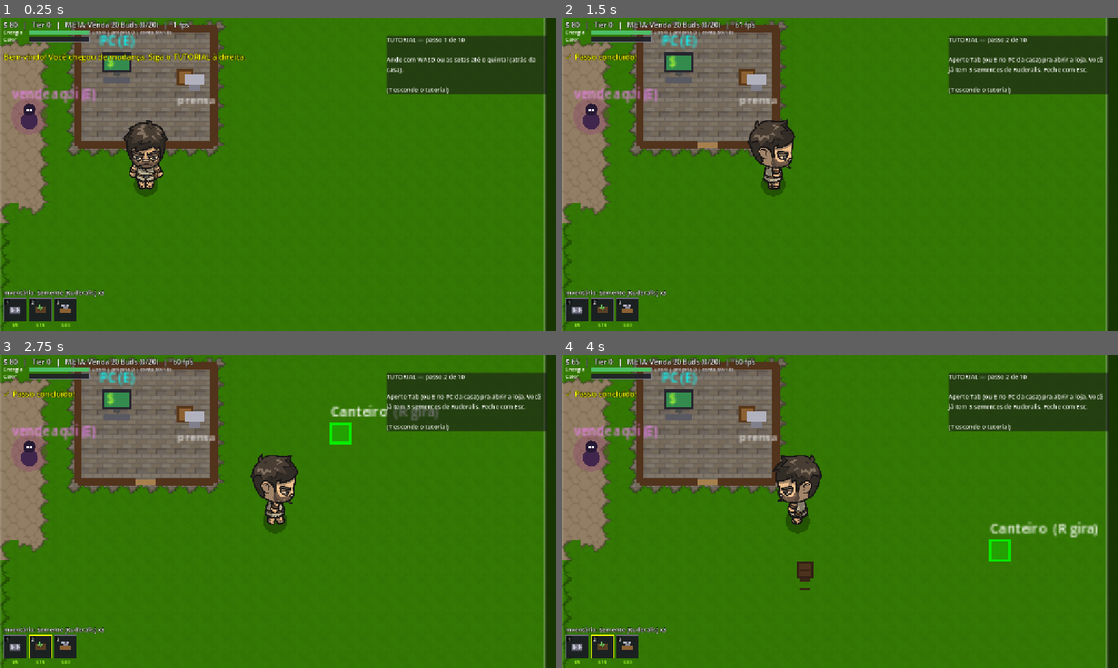
Above: before the commit, frames 1-4 (two rows, left to right).
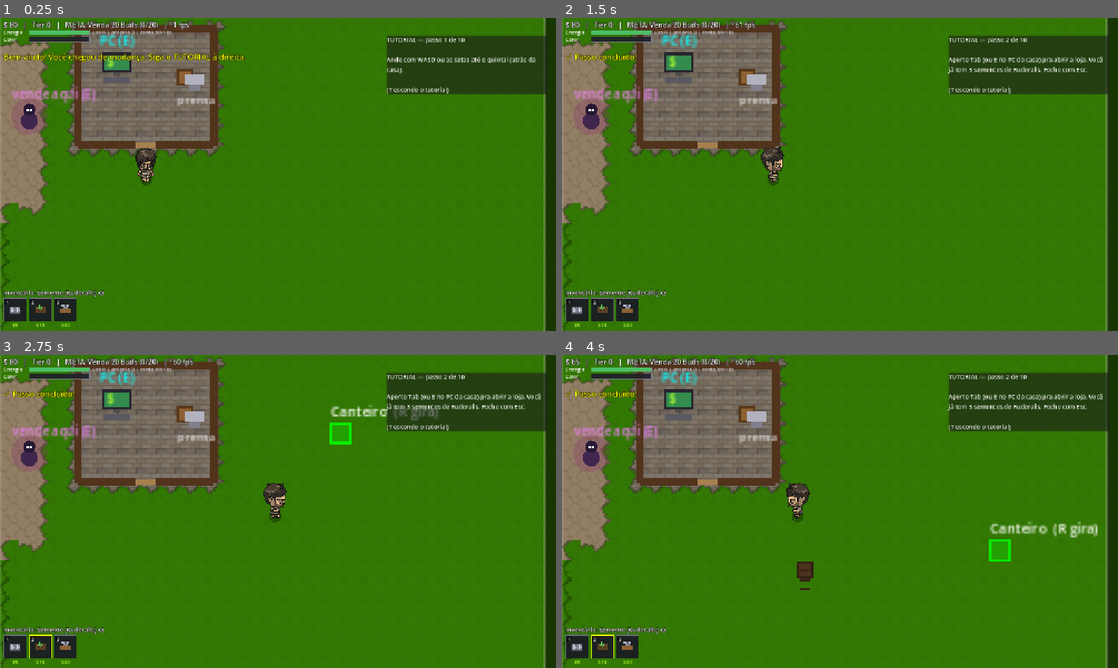
Above: after the commit, the same moments.

Repository: HendryGabriel/canabisprojectbrasiliangame
Game: Godot game, scene res://src/main.tscn
Same seed, same stepped clock (60 frames per second), same inputs: the game is played once before the commit and once after it.
Inputs (mouse positions are in pixels of both pictures, inside the frame that each line leads up to):
- Up to frame 1 (0.25 s): no input
- Up to frame 2 (1.5 s): tap Enter at 0.5 s; move the mouse to (962, 158) at 0.52 s; hold D 0.53-1.25 s; hold E 0.53-1.25 s; click (962, 158) at 0.67 s; drag from (728, 190) to (812, 237) at 1.27 s
- Up to frame 3 (2.75 s): move the mouse to (333, 442) at 2.02 s; hold D from 2.03 s (still down); tap 2 at 2.1 s
- Up to frame 4 (4 s): release D at 2.75 s; drag from (812, 574) to (673, 464) at 2.77 s; move the mouse to (1006, 558) at 3.52 s; hold A from 3.53 s (still down); tap 4 at 3.6 s

The runs differ from the first frame. In frame 1, 1.2% of the frame differs, in the area x 22-31%, y 32-58%; in frame 2, 1.2%; in frame 3, 1.3%; in frame 4, 1.4%, in the area x 37-47%, y 31-58%.

Commit message:
fix: personagem proporcional ao mundo (SPRITE_SCALE 0.20 -> 0.10)
O personagem estava ~2x maior que casa/maquinas/tiles. Reduzido pela metade (agora ~2 tiles de altura), com sombra e offset do corpo escalados junto. Player nao faz parte da sim, determinismo inalterado.

Co-Authored-By: Claude Fable 5 <noreply@anthropic.com>

Diff:
--- a/src/player.gd
+++ b/src/player.gd
@@ -12,7 +12,7 @@
 var _walk := 0.0  # fase da animacao de andar
 
 const ASSET_DIR := "res://Vector Parts/"
-const SPRITE_SCALE := 0.20
+const SPRITE_SCALE := 0.10  # proporcional ao mundo/tiles (personagem ~2 tiles)
 
 var tex_body := {}
 var tex_head := {}
@@ -152,8 +152,8 @@
 
 
 func _draw() -> void:
-	# 1. Desenha a sombra
-	draw_circle(Vector2(0, 8), 10, Color(0, 0, 0, 0.3))
+	# 1. Desenha a sombra (proporcional ao SPRITE_SCALE)
+	draw_circle(Vector2(0, SPRITE_SCALE * 40.0), SPRITE_SCALE * 50.0, Color(0, 0, 0, 0.3))
 
 	# 2. Determina a direcao do sprite
 	var dir := _get_dir_string()
@@ -194,7 +194,7 @@
 		arm_rot = sin(t) * 0.05
 		leg_rot = 0.0
 
-	var body_base_pos := Vector2(0, -3) + Vector2(0, body_bob) * SPRITE_SCALE
+	var body_base_pos := Vector2(0, -15.0 * SPRITE_SCALE) + Vector2(0, body_bob) * SPRITE_SCALE
 	var body_pos := body_base_pos
 	var body_rot := 0.0
 
